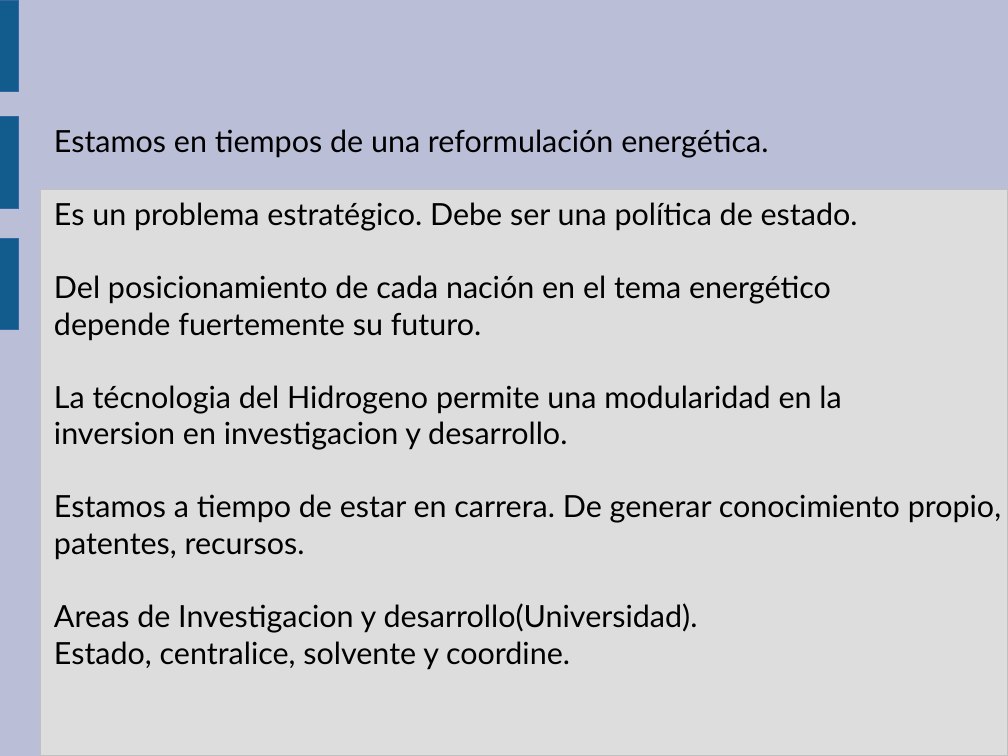
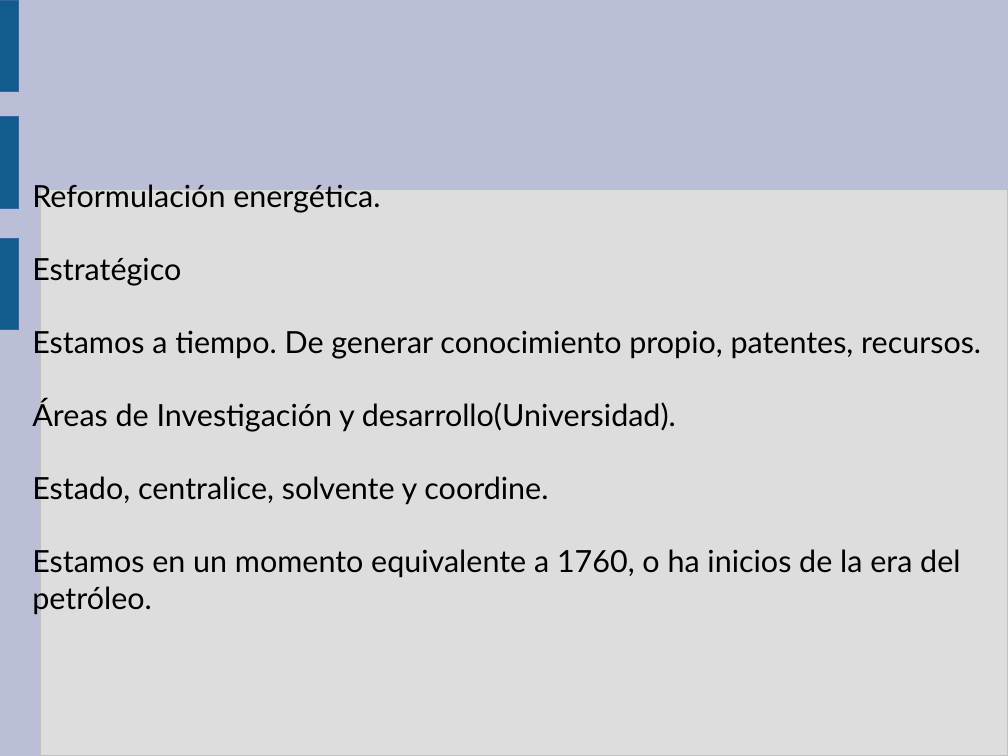
Before and after one commit to guanucoluis/proyecto5r1, a slide deck: slide 19 of Catedras/Tecnologia/MARCO.odp. Drawn at 1008x756 pixels with LibreOffice and Linux fonts; fonts in the diff are those of the drawing. Boxes give left, top, right and bottom in pixels: in the first picture for what was removed or moved away, otherwise in the second. Text is boxed around its words. In the diff, an @@ line names an element or a change of style, - is before the commit and + after.

```diff
--- a/Catedras/Tecnologia/MARCO.odp
+++ b/Catedras/Tecnologia/MARCO.odp
@@ subtitle "Reformulación energética.": place and size @@
-subtitle "Reformulación energética." at box(54, 129, 1001, 670)
+subtitle "Reformulación energética." at box(32, 184, 981, 615)
@@ subtitle at box(32, 184, 981, 432): text changed @@
-Estamos en tiempos de una reformulación energética.
-Es un problema estratégico. Debe ser una política de estado.
-Del posicionamiento de cada nación en el tema energético
-depende fuertemente su futuro.
-La técnologia del Hidrogeno permite una modularidad en la
-inversion en investigacion y desarrollo.
-Estamos a tiempo de estar en carrera. De generar conocimiento propio, patentes, recursos.
-Areas de Investigacion y desarrollo(Universidad).
+Reformulación energética.
+Estratégico
+Estamos a tiempo. De generar conocimiento propio, patentes, recursos.
+Áreas de Investigación y desarrollo(Universidad).
@@ subtitle at box(32, 549, 960, 615): paragraphs added @@
+Estamos en un momento equivalente a 1760, o ha inicios de la era del
+petróleo.
```
Also in this commit, not shown: 13 other slides changed, 1 other file.
